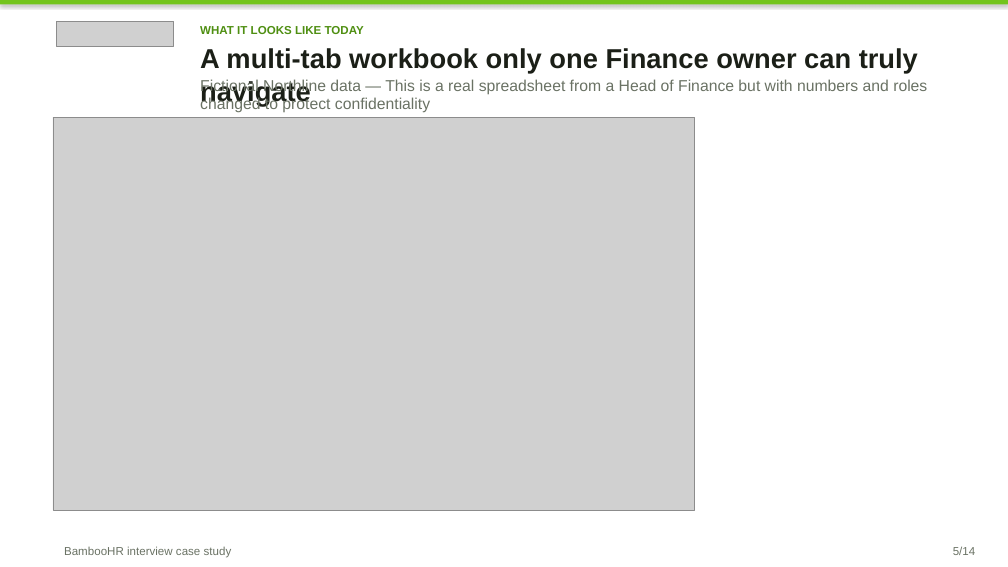
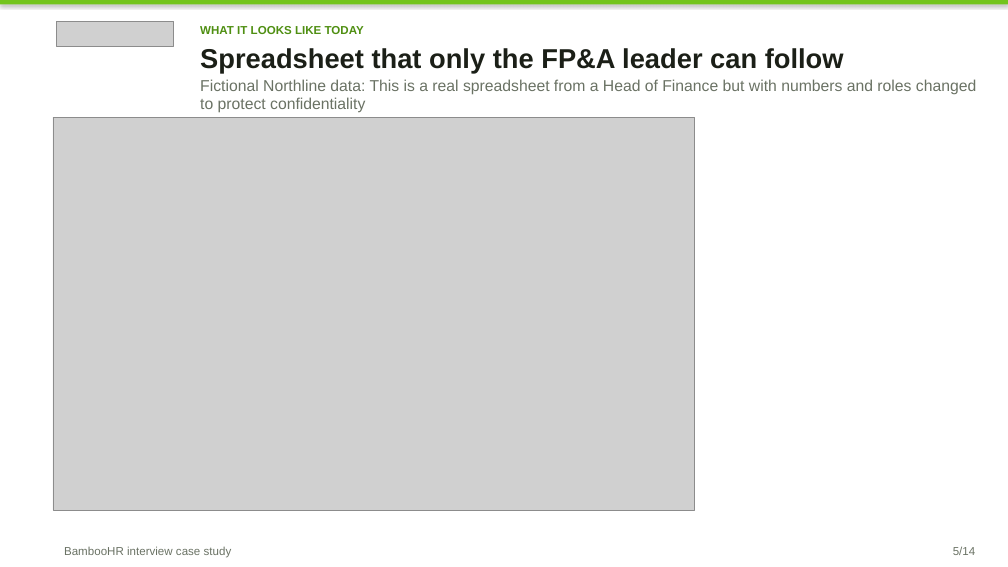
Before and after one commit to Brigdawg/Headcount-Reconciliation, a slide deck: slide 5 of deck/Headcount_Control_Tower_Case_Study.pptx. Drawn at 1008x567 pixels with LibreOffice and Linux fonts; fonts in the diff are those of the drawing; grey boxes stand for pictures. Boxes give left, top, right and bottom in pixels: in the first picture for what was removed or moved away, otherwise in the second. Text is boxed around its words. In the diff, an @@ line names an element or a change of style, - is before the commit and + after.

```diff
--- a/deck/Headcount_Control_Tower_Case_Study.pptx
+++ b/deck/Headcount_Control_Tower_Case_Study.pptx
@@ text at [200, 48, 844, 73]: text changed @@
-A multi-tab workbook only one Finance owner can truly navigate
+Spreadsheet that only the FP&A leader can follow
@@ text at [200, 79, 976, 113]: text changed @@
-Fictional Northline data — This is a real spreadsheet from a Head of Finance but with numbers and roles changed to protect confidentiality
+Fictional Northline data: This is a real spreadsheet from a Head of Finance but with numbers and roles changed to protect confidentiality
```
Also in this commit, not shown: 7 other slides changed.
